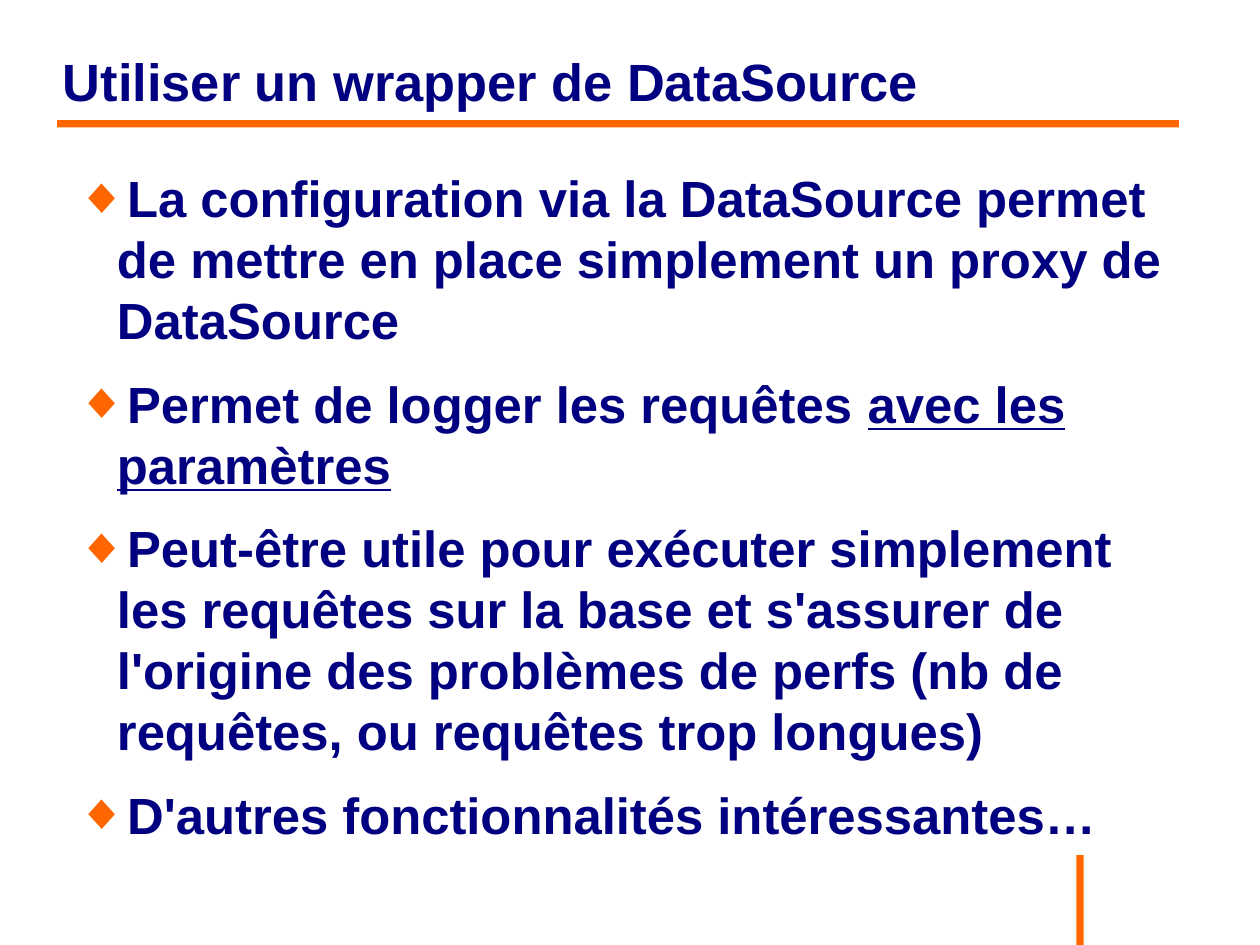
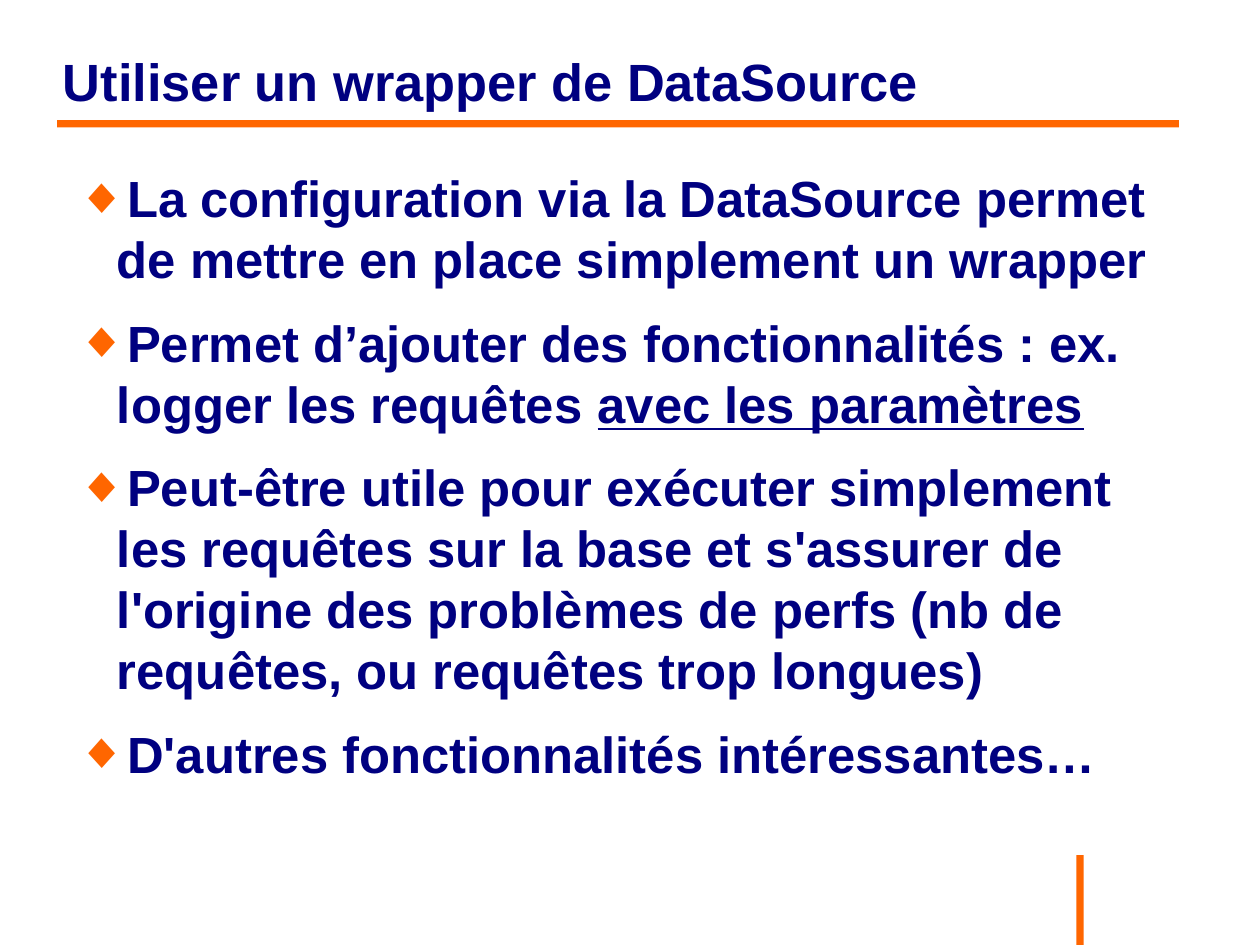
Before and after one commit to philphils/formation-hibernate-basique, a slide deck: slide 167 of Documentation/diapo_formation_hibernate.odp (slide 163 before the commit). Drawn at 1260x945 pixels with LibreOffice and Linux fonts; fonts in the diff are those of the drawing; background and template pictures are left out. Boxes give left, top, right and bottom in pixels: in the first picture for what was removed or moved away, otherwise in the second. Text is boxed around its words. In the diff, an @@ line names an element or a change of style, - is before the commit and + after.

```diff
--- a/Documentation/diapo_formation_hibernate.odp
+++ b/Documentation/diapo_formation_hibernate.odp
@@ text at [117,180,1147,433]: text changed @@
-◆ La configuration via la DataSource permet de mettre en place simplement un proxy de DataSource
-◆ Permet de logger les requêtes avec les paramètres
+◆ La configuration via la DataSource permet de mettre en place simplement un wrapper
+◆ Permet d’ajouter des fonctionnalités : ex. logger les requêtes avec les paramètres
```
Also in this commit, not shown: 41 other slides changed, 4 slides added.
